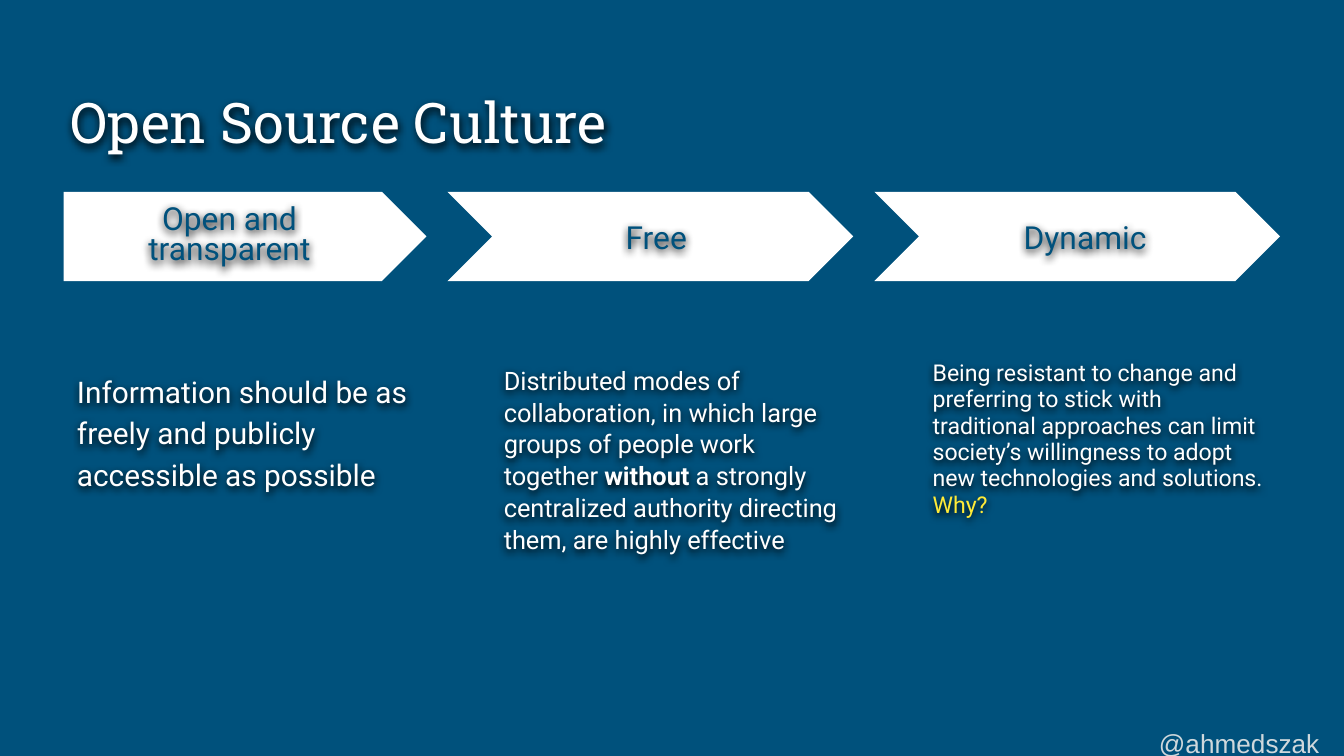
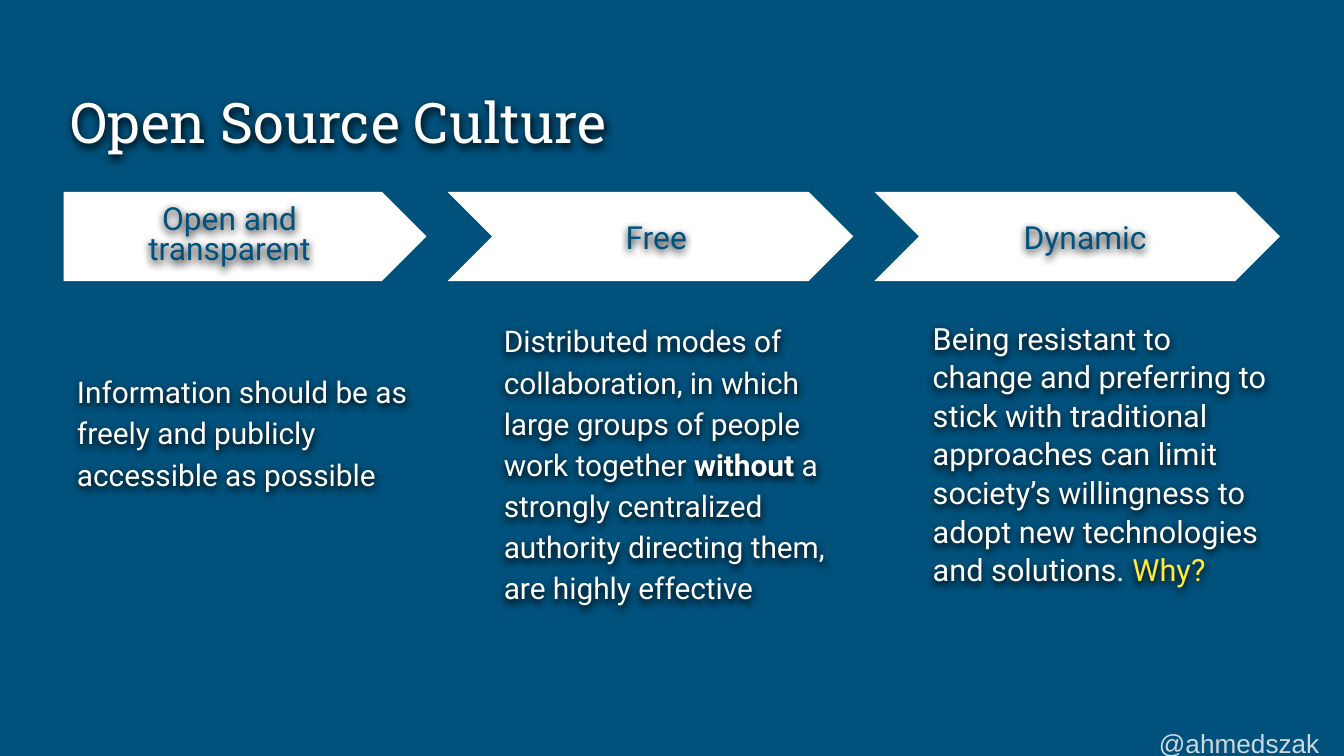
Before and after one commit to ahmedsobeh/conference-talks, a slide deck: slide 34 of foss-backstage/The F in FOSS Affording Open Source in Developing Countries.pptx. Drawn at 1344x756 pixels with LibreOffice and Linux fonts; fonts in the diff are those of the drawing. Boxes give left, top, right and bottom in pixels: in the first picture for what was removed or moved away, otherwise in the second. Text is boxed around its words. In the diff, an @@ line names an element or a change of style, - is before the commit and + after.

```diff
--- a/foss-backstage/The F in FOSS Affording Open Source in Developing Countries.pptx
+++ b/foss-backstage/The F in FOSS Affording Open Source in Developing Countries.pptx
@@ text "Distributed modes of collaboration, in ..." at (504, 329, 825, 606): size 13.6 to 16 pt; line spacing 1.05 to 1.15; less space between paragraphs @@
@@ text "Being resistant to change and ..." at (933, 328, 1266, 588): size 12.4 to 16.4 pt; line spacing 0.95 to 1.05 @@
```
Also in this commit, not shown: 16 other slides changed.
